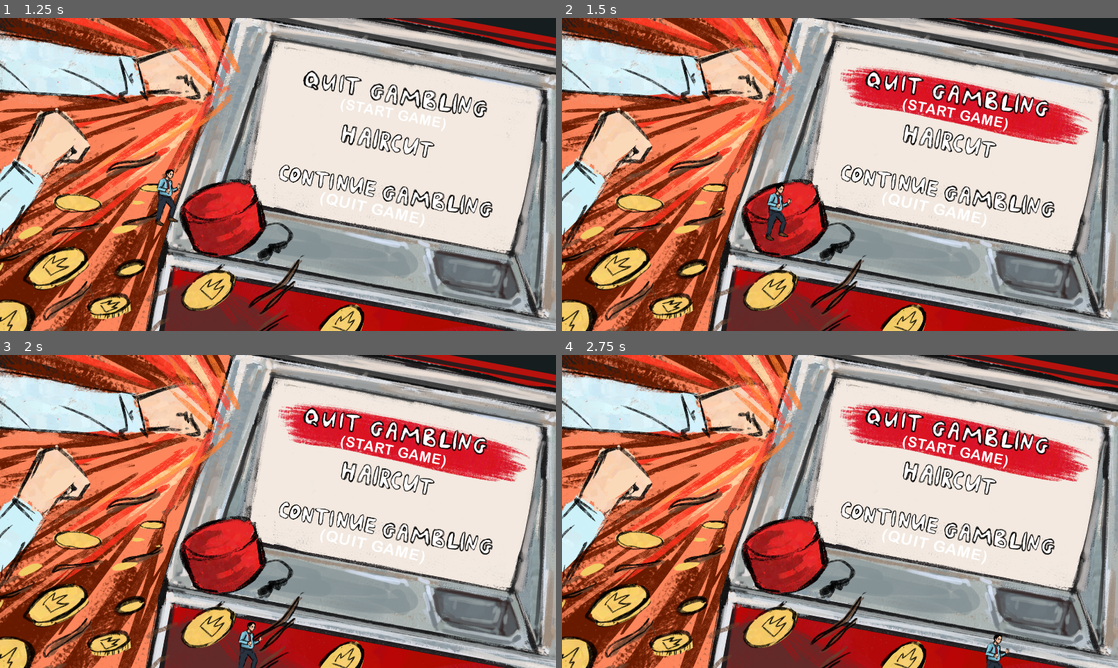
Above: before the commit, frames 1-4 (two rows, left to right).
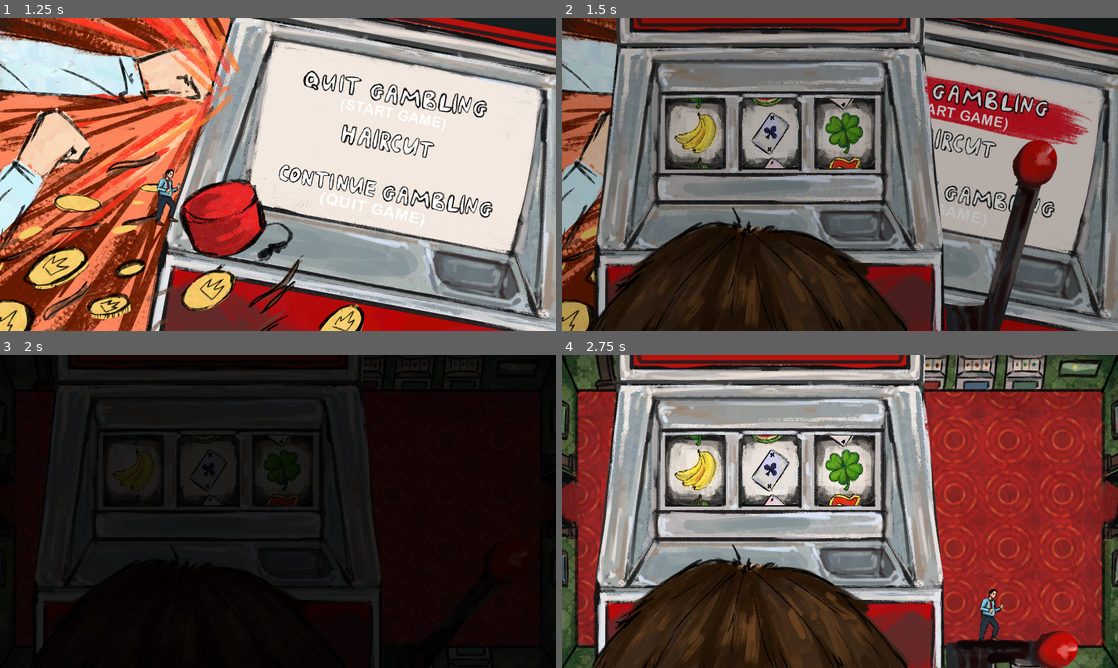
Above: after the commit, the same moments.

Repository: Rionit/GDS-Jam-2025
Game: Godot game, scene res://scenes/MainMenu.tscn
Same seed, same stepped clock (60 frames per second), same inputs: the game is played once before the commit and once after it. The engine's default icon, where the game draws it, is replaced by a stand-in: a white triangle on a blue panel in a dark square.
Inputs (mouse positions are in pixels of both pictures, inside the frame that each line leads up to):
- Up to frame 1 (1.25 s): tap Enter at 0.5 s; move the mouse to (400, 158) at 0.52 s; press the mouse at (400, 158) at 0.53 s; hold D (right) from 0.53 s (still down)
- Up to frame 2 (1.5 s): move the mouse to (728, 190) at 1.27 s; release D (right) at 1.28 s; release the mouse at (728, 190) at 1.28 s; hold S (down) from 1.28 s (still down); click (728, 190) at 1.35 s
- Up to frame 3 (2 s): keep holding S (down)
- Up to frame 4 (2.75 s): move the mouse to (895, 442) at 2.02 s; release S (down) at 2.03 s; hold D (right) from 2.03 s (still down); hold Shift (dash) from 2.03 s (still down); click (895, 442) at 2.3 s

Frame 1 is identical in both runs. In frame 2, 91% of the frame differs, in the area x 0-100%, y 0-100%; in frame 3, 97%; in frame 4, 95%.

Commit message:
Added level stuff

Diff:
--- a/scenes/CraneRoom.tscn
+++ b/scenes/CraneRoom.tscn
@@ -1,6 +1,10 @@
-[gd_scene load_steps=4 format=3 uid="uid://crx4aobrhhwq7"]
+[gd_scene load_steps=8 format=3 uid="uid://crx4aobrhhwq7"]
 
+[ext_resource type="Script" uid="uid://budegyrrir2ei" path="res://scripts/Level.gd" id="1_mou3t"]
 [ext_resource type="Texture2D" uid="uid://drnysyan1ope3" path="res://sprites/levels/lvl_ruka.png" id="1_uvu2y"]
+[ext_resource type="PackedScene" uid="uid://b17pvawgu8eef" path="res://scenes/CardEnemy.tscn" id="2_d14kr"]
+[ext_resource type="PackedScene" uid="uid://bv6tetdqw3d5g" path="res://scenes/CraneEnemy.tscn" id="3_eooip"]
+[ext_resource type="PackedScene" uid="uid://c7bwmsj7rtu8t" path="res://scenes/SlotMachineEnemy.tscn" id="4_hkb0g"]
 
 [sub_resource type="RectangleShape2D" id="RectangleShape2D_mou3t"]
 size = Vector2(200, 1463)
@@ -9,6 +13,17 @@
 size = Vector2(1937, 280)
 
 [node name="CraneRoom" type="Node2D"]
+script = ExtResource("1_mou3t")
+enemy_defs = [{
+"count": 3,
+"scene": ExtResource("2_d14kr")
+}, {
+"count": 2,
+"scene": ExtResource("3_eooip")
+}, {
+"count": 4,
+"scene": ExtResource("4_hkb0g")
+}]
 
 [node name="Map" type="Sprite2D" parent="."]
 position = Vector2(960, 540)
--- a/scenes/PokerRoom.tscn
+++ b/scenes/PokerRoom.tscn
@@ -1,6 +1,10 @@
-[gd_scene load_steps=4 format=3 uid="uid://bxvxx4ayrkyom"]
+[gd_scene load_steps=8 format=3 uid="uid://bxvxx4ayrkyom"]
 
 [ext_resource type="Texture2D" uid="uid://5kj6yabmpoqi" path="res://sprites/levels/lvl_cards.png" id="1_5tu34"]
+[ext_resource type="Script" uid="uid://budegyrrir2ei" path="res://scripts/Level.gd" id="1_xne5l"]
+[ext_resource type="PackedScene" uid="uid://b17pvawgu8eef" path="res://scenes/CardEnemy.tscn" id="2_jivkg"]
+[ext_resource type="PackedScene" uid="uid://bv6tetdqw3d5g" path="res://scenes/CraneEnemy.tscn" id="3_mugxm"]
+[ext_resource type="PackedScene" uid="uid://c7bwmsj7rtu8t" path="res://scenes/SlotMachineEnemy.tscn" id="4_7x3vu"]
 
 [sub_resource type="RectangleShape2D" id="RectangleShape2D_xne5l"]
 size = Vector2(200, 1463)
@@ -9,6 +13,17 @@
 size = Vector2(1937, 182)
 
 [node name="PokerRoom" type="Node2D"]
+script = ExtResource("1_xne5l")
+enemy_defs = [{
+"count": 3,
+"scene": ExtResource("2_jivkg")
+}, {
+"count": 0,
+"scene": ExtResource("3_mugxm")
+}, {
+"count": 4,
+"scene": ExtResource("4_7x3vu")
+}]
 
 [node name="Map" type="Sprite2D" parent="."]
 position = Vector2(960, 540)
--- a/scenes/SlotMachineRoom.tscn
+++ b/scenes/SlotMachineRoom.tscn
@@ -1,6 +1,10 @@
-[gd_scene load_steps=4 format=3 uid="uid://bw2tnuih4o3ux"]
+[gd_scene load_steps=8 format=3 uid="uid://bw2tnuih4o3ux"]
 
 [ext_resource type="Texture2D" uid="uid://cea7a1jaji48c" path="res://sprites/levels/lvl_slot_machines.png" id="1_gta1m"]
+[ext_resource type="Script" uid="uid://budegyrrir2ei" path="res://scripts/Level.gd" id="1_w22bh"]
+[ext_resource type="PackedScene" uid="uid://b17pvawgu8eef" path="res://scenes/CardEnemy.tscn" id="2_mosxh"]
+[ext_resource type="PackedScene" uid="uid://bv6tetdqw3d5g" path="res://scenes/CraneEnemy.tscn" id="3_ontb6"]
+[ext_resource type="PackedScene" uid="uid://c7bwmsj7rtu8t" path="res://scenes/SlotMachineEnemy.tscn" id="4_1ai7k"]
 
 [sub_resource type="RectangleShape2D" id="RectangleShape2D_w22bh"]
 size = Vector2(200, 1463)
@@ -9,6 +13,17 @@
 size = Vector2(1937, 182)
 
 [node name="SlotMachineRoom" type="Node2D"]
+script = ExtResource("1_w22bh")
+enemy_defs = [{
+"count": 0,
+"scene": ExtResource("2_mosxh")
+}, {
+"count": 0,
+"scene": ExtResource("3_ontb6")
+}, {
+"count": 4,
+"scene": ExtResource("4_1ai7k")
+}]
 
 [node name="Map" type="Sprite2D" parent="."]
 position = Vector2(960, 540)
--- a/scripts/Hittable.gd
+++ b/scripts/Hittable.gd
@@ -40,7 +40,7 @@
 	var money = MONEY.instantiate()
 	money.position = position + (Vector2.ONE * randi_range(-50.0, 50.0))
 	get_tree().current_scene.add_child(money)
-	money.size = Vector2.ONE
+	money.scale = Vector2.ONE
 
 func check_hit(potentialTarget : Area2D):
 	var parent = potentialTarget.get_parent()
--- /dev/null
+++ b/scripts/Level.gd
@@ -0,0 +1,66 @@
+extends Node2D
+
+# Enemy definitions — each with a scene and a count
+@export
+var enemy_defs = [
+	{ "scene": preload("uid://b17pvawgu8eef"), "count": 3 },  # Card
+	{ "scene": preload("uid://bv6tetdqw3d5g"), "count": 2 },  # Crane
+	{ "scene": preload("uid://c7bwmsj7rtu8t"), "count": 1 }   # Slot Machine
+]
+
+
+@export var min_spawn_interval: float = 0.5
+
+@export var max_spawn_interval: float = 3.0
+
+# [Card, Card, Card, Crane, Crane, SlotMachine]
+var spawn_list: Array = []
+
+var leftover_enemies: int = 0
+
+
+func _ready():
+	_prepare_spawn_list()
+	leftover_enemies = spawn_list.size()
+
+	for scene in spawn_list:
+		var delay = randf_range(min_spawn_interval, max_spawn_interval)
+		await get_tree().create_timer(delay).timeout
+		spawn_enemy(scene)
+
+
+func _prepare_spawn_list():
+	spawn_list.clear()
+
+	for def in enemy_defs:
+		if not def.has("scene") or not def.has("count"):
+			continue
+
+		var scene: PackedScene = def["scene"]
+		var count: int = def["count"]
+
+		for i in count:
+			spawn_list.append(scene)
+
+
+func spawn_enemy(scene: PackedScene):
+	var enemy = scene.instantiate()
+
+	var screen_rect = get_viewport().get_visible_rect()
+	var margin = 300
+
+	var min_pos = screen_rect.position + Vector2(margin, margin)
+	var max_pos = screen_rect.position + screen_rect.size - Vector2(margin, margin)
+
+	var x = randf_range(min_pos.x, max_pos.x)
+	var y = randf_range(min_pos.y, max_pos.y)
+	enemy.position = Vector2(x, y)
+
+	add_child(enemy)
+	enemy.on_death.connect(enemy_died)
+
+
+func enemy_died(_ignored):
+	leftover_enemies -= 1
+	if leftover_enemies <= 0:
+		SceneManager.next_level()
--- a/scripts/MainMenu.gd
+++ b/scripts/MainMenu.gd
@@ -33,14 +33,12 @@
 		AudioManager.play_sfx(load("res://sound/UI_sounds/click.wav"))
 		match menu_idx:
 			1:
-				pass
-				# TODO: play game
+				SceneManager.next_level()
 			2:
 				pass
 				# TODO: settings
 			3:
-				pass
-				# TODO: exit game
+				get_tree().quit()
 			_:
 				pass
 
--- a/scripts/SceneManager.gd
+++ b/scripts/SceneManager.gd
@@ -1,7 +1,22 @@
 extends Node2D
 
+const CRANE_ROOM = preload("uid://crx4aobrhhwq7")
+const POKER_ROOM = preload("uid://bxvxx4ayrkyom")
+const ROULETTE_ROOM = preload("uid://dvig0owve3xky")
 const SLOT_MACHINE_ROOM = preload("uid://bw2tnuih4o3ux")
+const TURKISH_ROOM = preload("uid://dydhxfa76s740")
+const MAIN_MENU = preload("uid://b5gqinx15qlw0")
 
+var levels : Array[PackedScene] = [
+	SLOT_MACHINE_ROOM,
+	POKER_ROOM,
+	CRANE_ROOM,
+	#ROULETTE_ROOM,
+	TURKISH_ROOM,
+	MAIN_MENU
+]
+
+var current_level := 0
 
 func transition_to_scene(path: PackedScene) -> void:
 	await GUI.fade_in()
@@ -9,13 +24,13 @@
 	await GUI.fade_out()
 
 func next_level():
-	pass
 	# TODO: linear list of levels
-	# get_level()
-	#transition_to_scene(level)
+	if current_level >= levels.size():
+		current_level = 0
+
+	transition_to_scene(levels[current_level])
+	current_level += 1
 	activate_perk_machine()
-	# wait
-	# deactivate_perk_machine(), or do it from perkmachine
 
 
 func _input(event: InputEvent) -> void:
Not shown, added: scripts/Level.gd.uid
